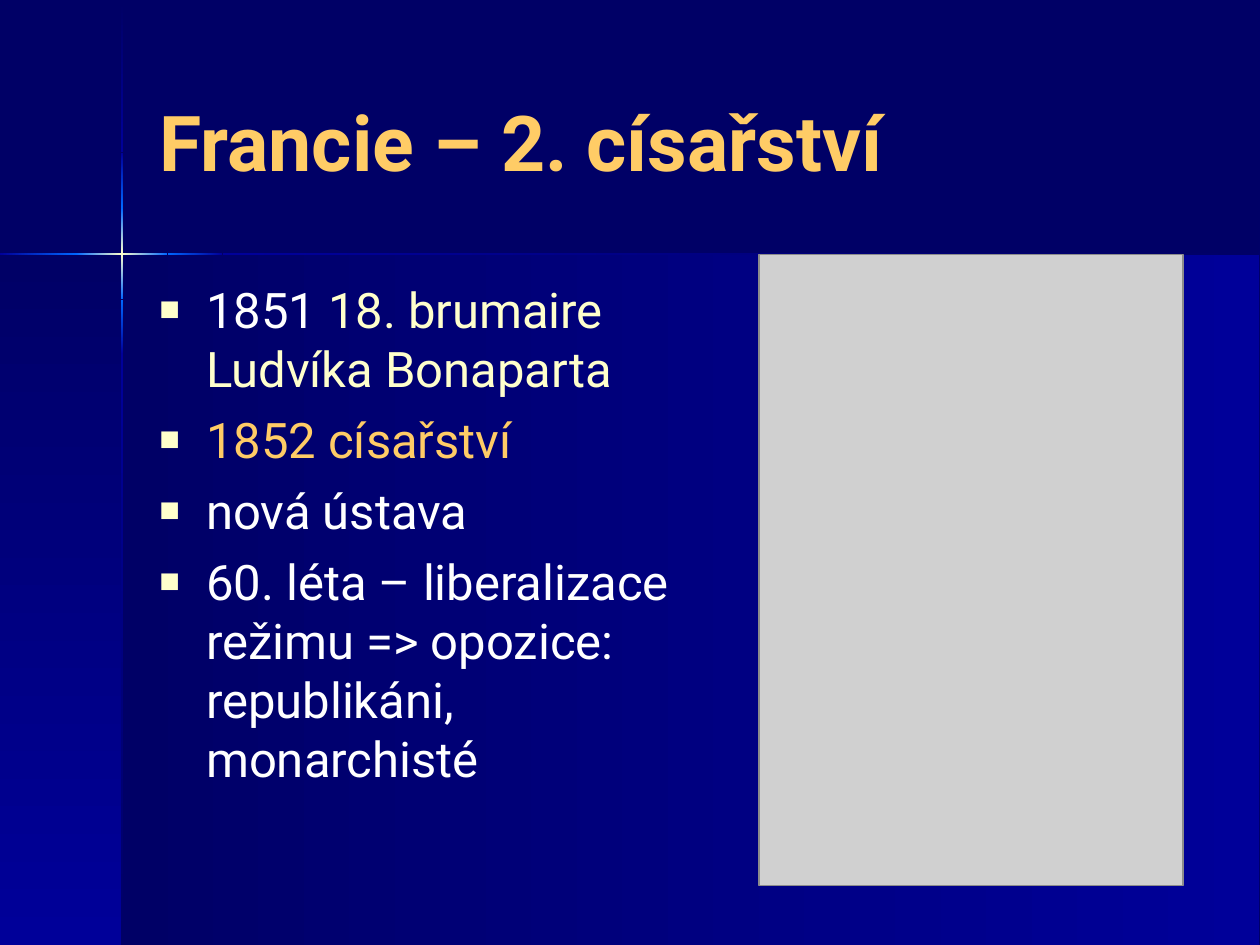
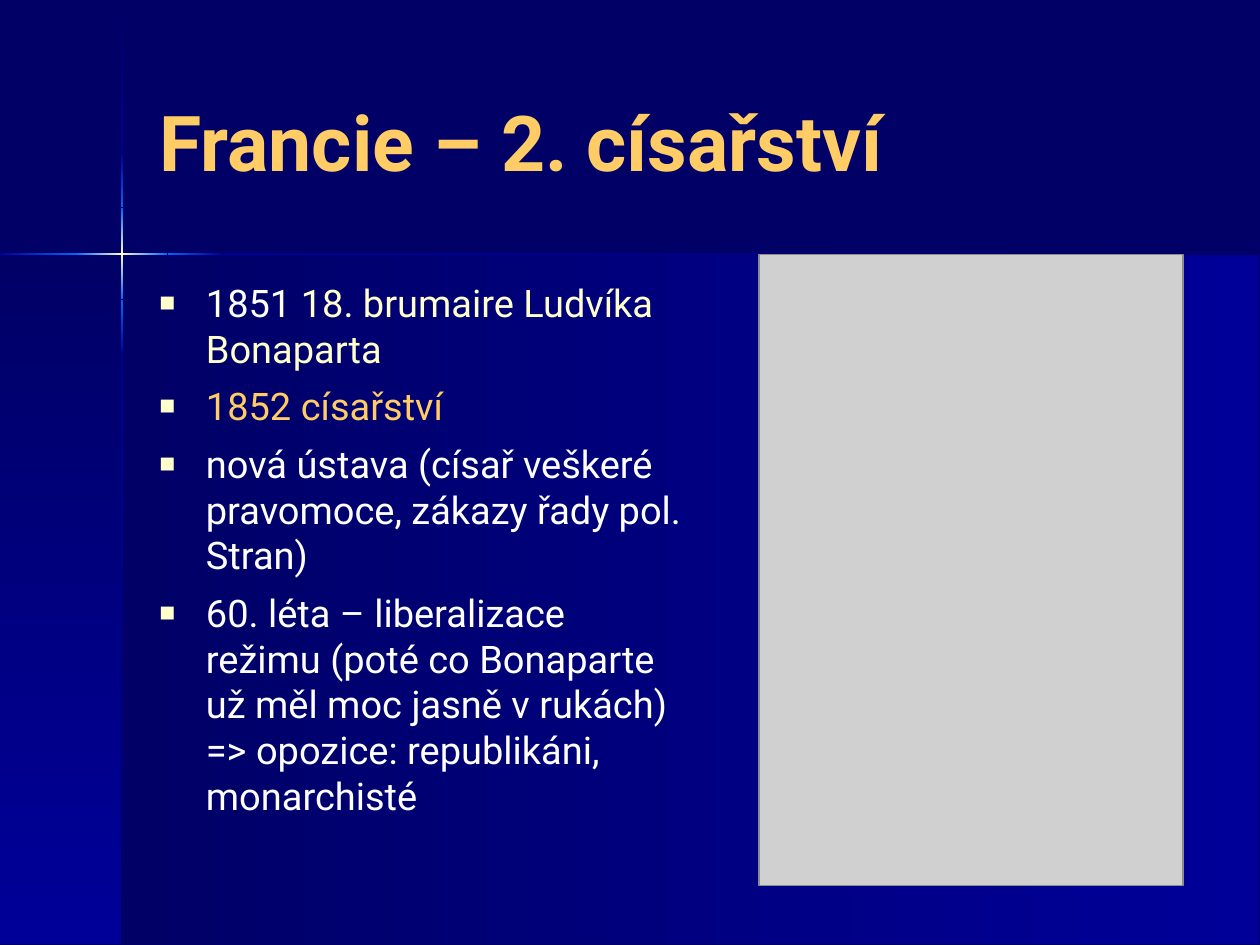
Before and after one commit to JiriKalvoda/zapisky, a slide deck: slide 23 of d/12-MezinarodniVztahy.ppt. Drawn at 1260x945 pixels with LibreOffice and Linux fonts; fonts in the diff are those of the drawing; grey boxes stand for pictures. Boxes give left, top, right and bottom in pixels: in the first picture for what was removed or moved away, otherwise in the second. Text is boxed around its words. In the diff, an @@ line names an element or a change of style, - is before the commit and + after.

```diff
--- a/d/12-MezinarodniVztahy.ppt
+++ b/d/12-MezinarodniVztahy.ppt
@@ freeform shape at [0,255,121,945]: outline redrawn @@
@@ freeform shape at [122,255,1259,945]: outline redrawn @@
@@ text at [206,288,653,421]: size 28 to 21.7 pt in "1851 18. brumaire Ludvíka Bonaparta", "1852 císařství" @@
@@ text at [206,447,681,811]: text changed; size 28 to 21.7 pt @@
-■ nová ústava
-■ 60. léta – liberalizace režimu => opozice: republikáni, monarchisté
+■ nová ústava (císař veškeré pravomoce, zákazy řady pol. Stran)
+■ 60. léta – liberalizace režimu (poté co Bonaparte už měl moc jasně v rukách) => opozice: republikáni, monarchisté
```
Also in this commit, not shown: 33 other slides changed.
